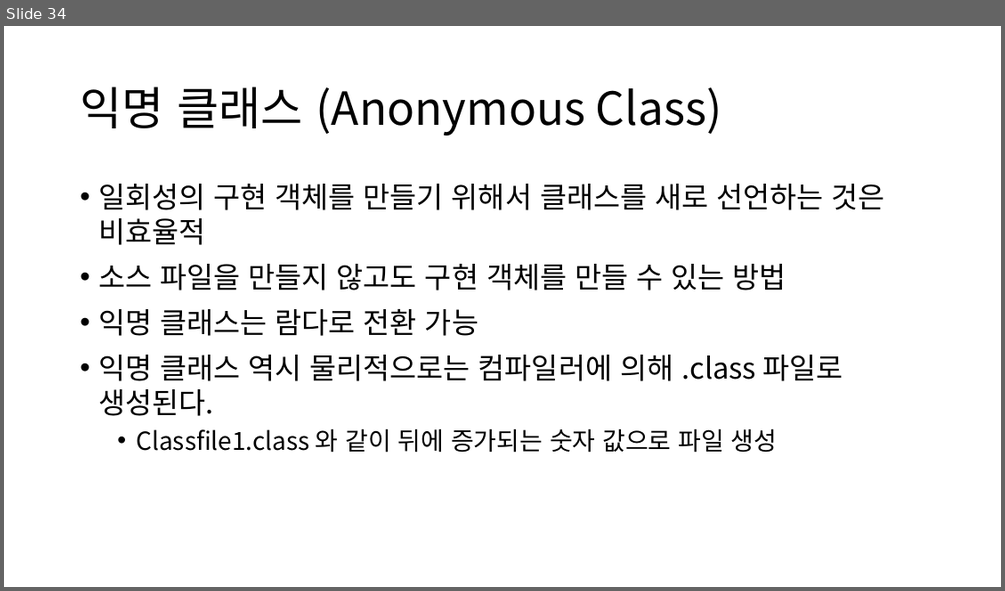
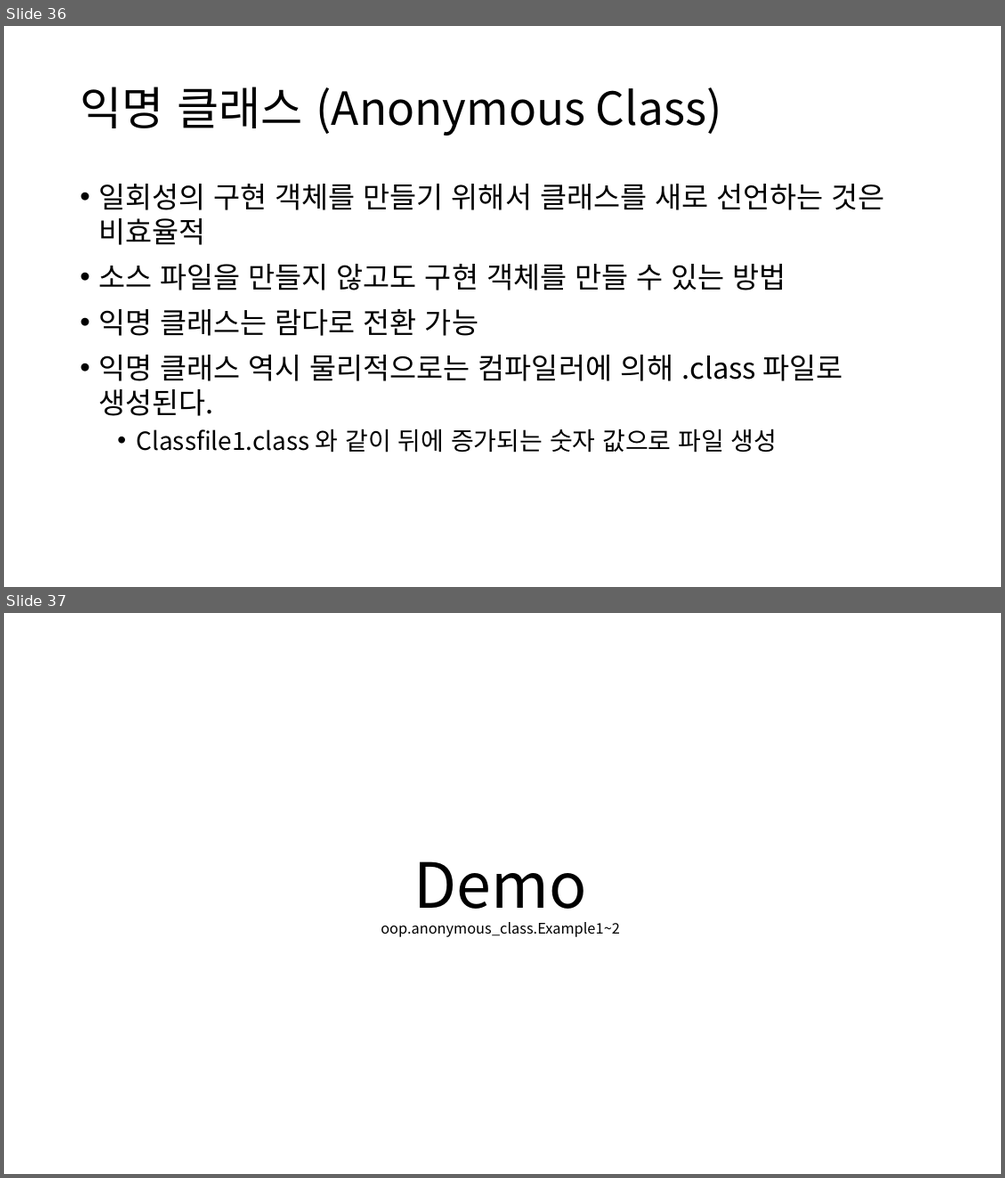
Before and after one commit to YonghoChoi/develop-note, a slide deck: ppt/객체지향 기본.pptx. Shown one above the other, each under a label of ours: slide 34 before the commit, slides 36 and 37 after it. The pictures are 1005x591 and 1005x1178 pixels, drawn with LibreOffice and Linux fonts; fonts in the diff are those of the drawing. Boxes give left, top, right and bottom in pixels: in the first picture for what was removed or moved away, otherwise in the second. Text is boxed around its words. In the diff, an @@ line names an element or a change of style, - is before the commit and + after.

```diff
--- a/ppt/객체지향 기본.pptx
+++ b/ppt/객체지향 기본.pptx
@@ slide 37 added at [4,613,1001,1174], background #FFFFFF @@
@@ title added at [380,861,620,937], 14 pt, text #000000 @@
+Demo
+oop.anonymous_class.Example1~2
@@ what was slide 34 is now slide 36 @@
```
Also in this commit, not shown: 6 slides changed, 8 other slides added, 7 slides removed.
